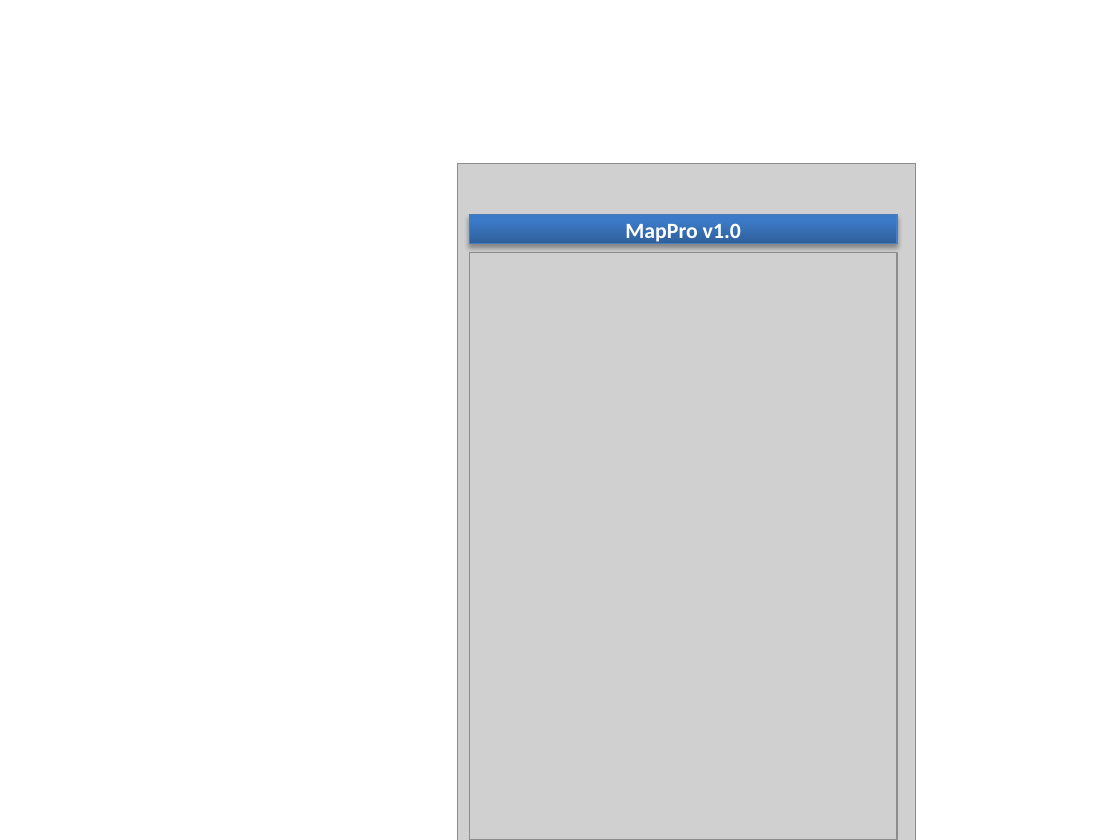
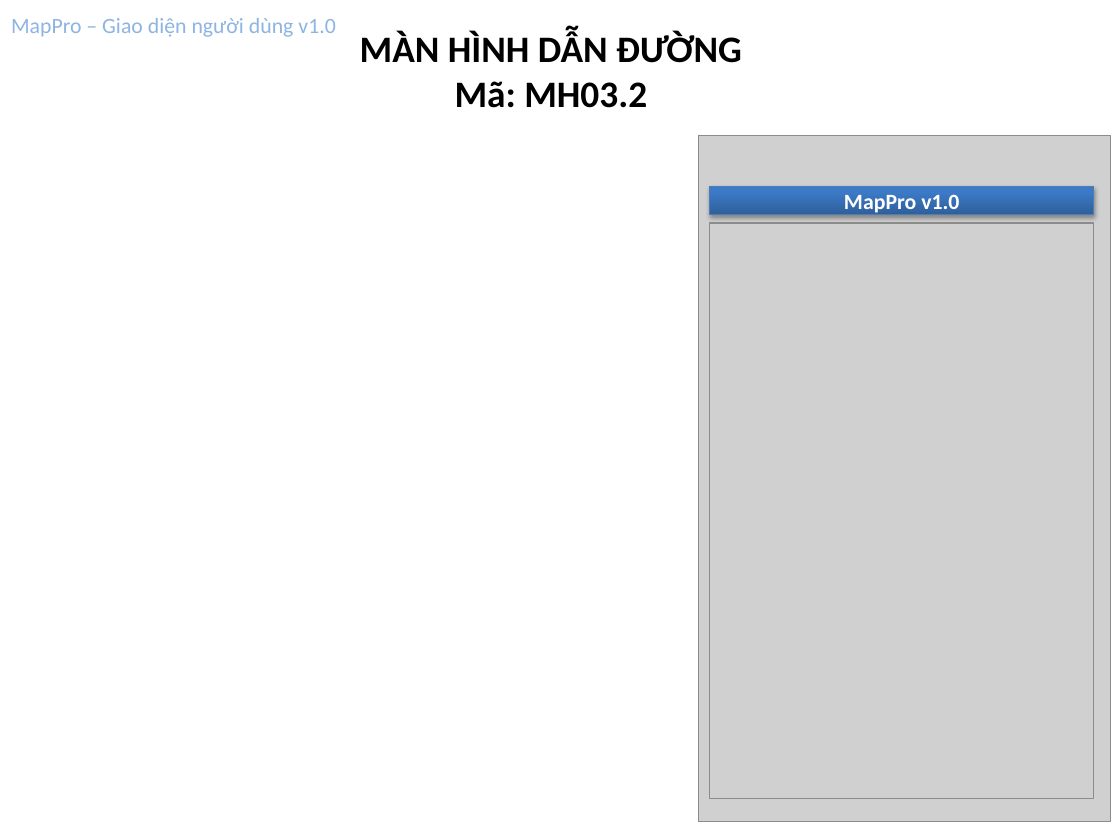
Before and after one commit to hungdien/google-map-api-and-map-on-android, a slide deck: slide 10 of Design/User Interface Design.pptx (slide 9 before the commit). Drawn at 1120x840 pixels with LibreOffice and Linux fonts; fonts in the diff are those of the drawing; grey boxes stand for pictures. Boxes give left, top, right and bottom in pixels: in the first picture for what was removed or moved away, otherwise in the second. Text is boxed around its words. In the diff, an @@ line names an element or a change of style, - is before the commit and + after.

```diff
--- a/Design/User Interface Design.pptx
+++ b/Design/User Interface Design.pptx
@@ text added at [11, 18, 335, 37], 14 pt, text #8EB4E3 @@
+MapPro – Giao diện người dùng v1.0
@@ text added at [360, 31, 742, 108], 24 pt, text #000000, bold @@
+MÀN HÌNH DẪN ĐƯỜNG
+Mã: MH03.2
@@ picture: place and size @@
-picture at [457, 164, 915, 840]
+picture at [699, 136, 1111, 821]
@@ rectangle "MapPro v1.0": place and size @@
-rectangle "MapPro v1.0" at [469, 215, 897, 244]
+rectangle "MapPro v1.0" at [710, 186, 1094, 215]
@@ picture: place and size @@
-picture at [469, 252, 897, 840]
+picture at [710, 223, 1094, 799]
```
Also in this commit, not shown: 5 other slides changed, 5 slides added, 3 slides removed.
